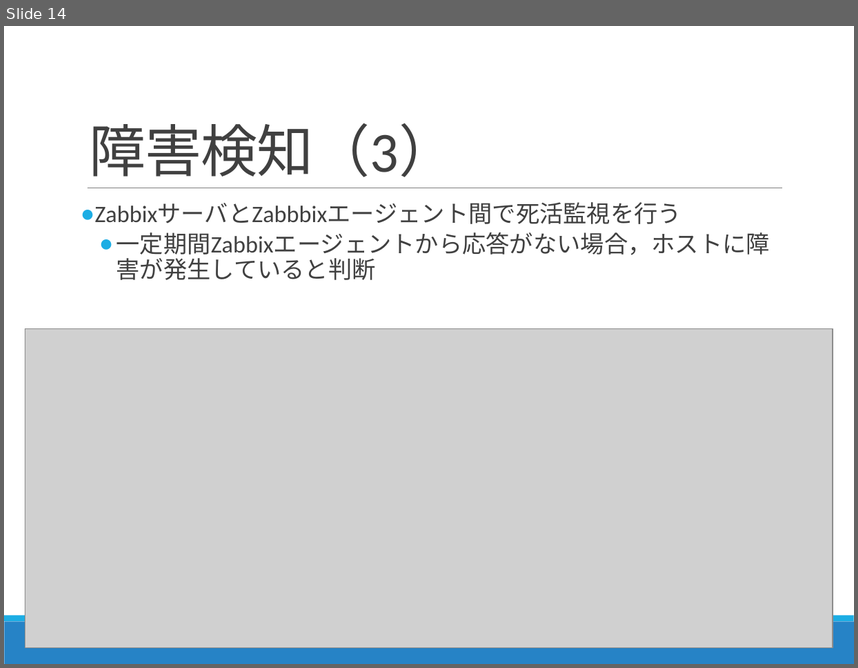
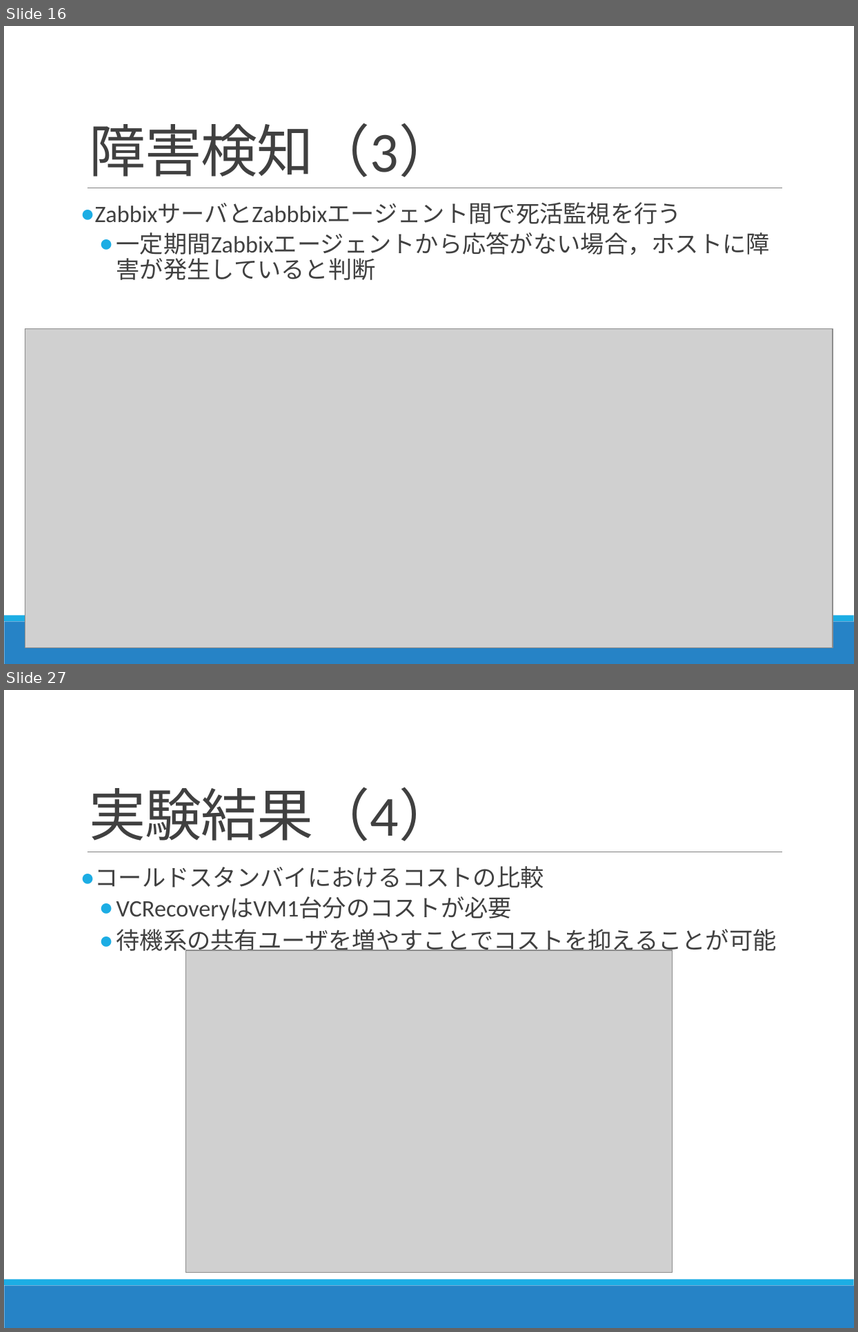
Before and after one commit to Kota0823/Document, a slide deck: 輪講2019-1_鈴木洸太.pptx. Shown one above the other, each under a label of ours: slide 14 before the commit, slides 16 and 27 after it; the slides between them are not shown. The pictures are 858x668 and 858x1332 pixels, drawn with LibreOffice and Linux fonts; fonts in the diff are those of the drawing; grey boxes stand for pictures. Boxes give left, top, right and bottom in pixels: in the first picture for what was removed or moved away, otherwise in the second. Text is boxed around its words. In the diff, an @@ line names an element or a change of style, - is before the commit and + after.

```diff
--- a/輪講2019-1_鈴木洸太.pptx
+++ b/輪講2019-1_鈴木洸太.pptx
@@ slide 27 added at bbox=[4, 690, 854, 1328], background #FFFFFF; not listed: 3 template elements that a slide beside it also shows @@
@@ title added at bbox=[89, 787, 455, 841], 48 pt, text #404040 @@
+実験結果（4）
@@ text added at bbox=[95, 866, 777, 956], 20 pt, text #404040 @@
+● コールドスタンバイにおけるコストの比較
+  ● VCRecoveryはVM1台分のコストが必要
+  ● 待機系の共有ユーザを増やすことでコストを抑えることが可能
@@ picture added at bbox=[186, 950, 673, 1272] @@
@@ what was slide 14 is now slide 16 @@
```
Also in this commit, not shown: 6 slides changed, 10 other slides added, 1 other file.
